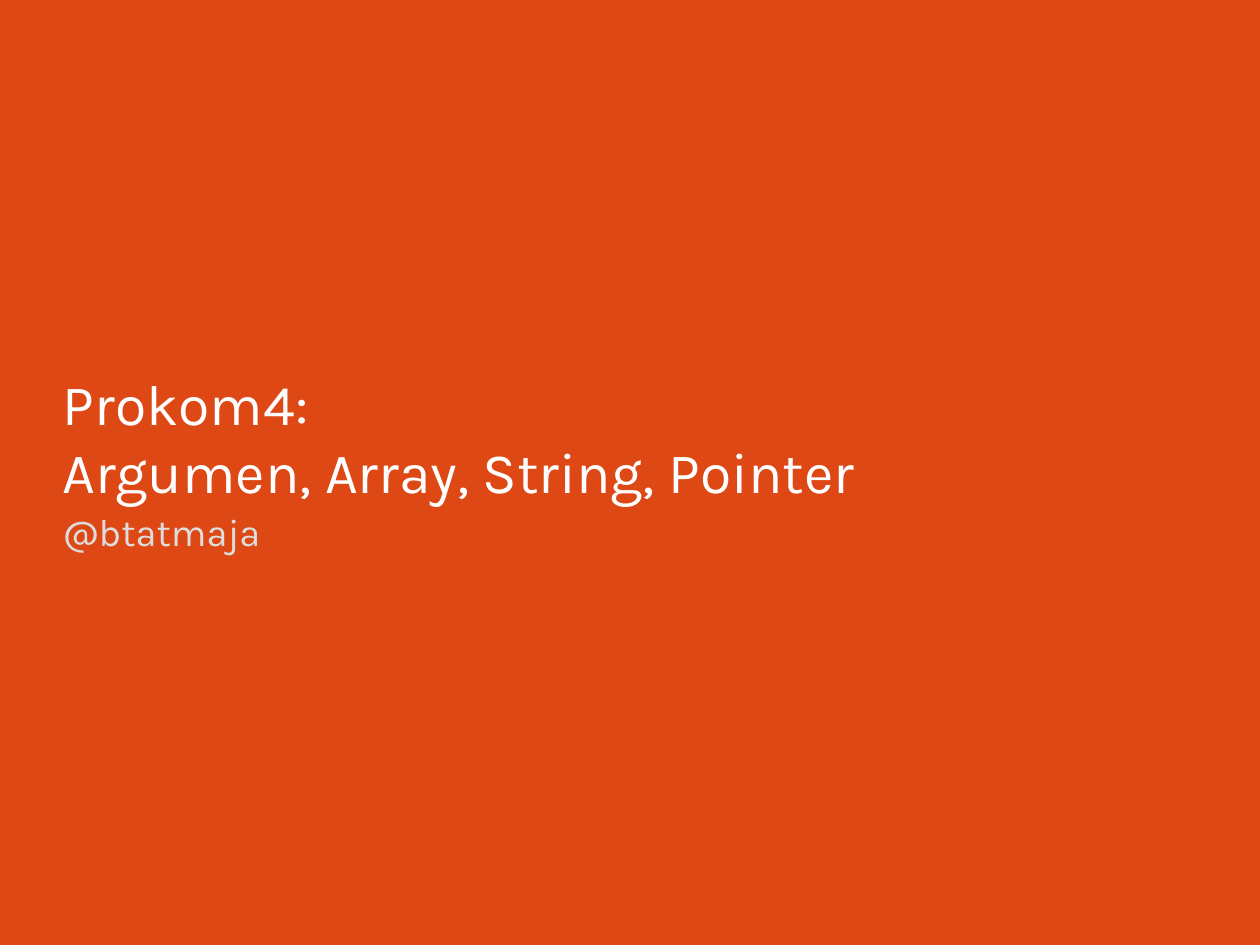
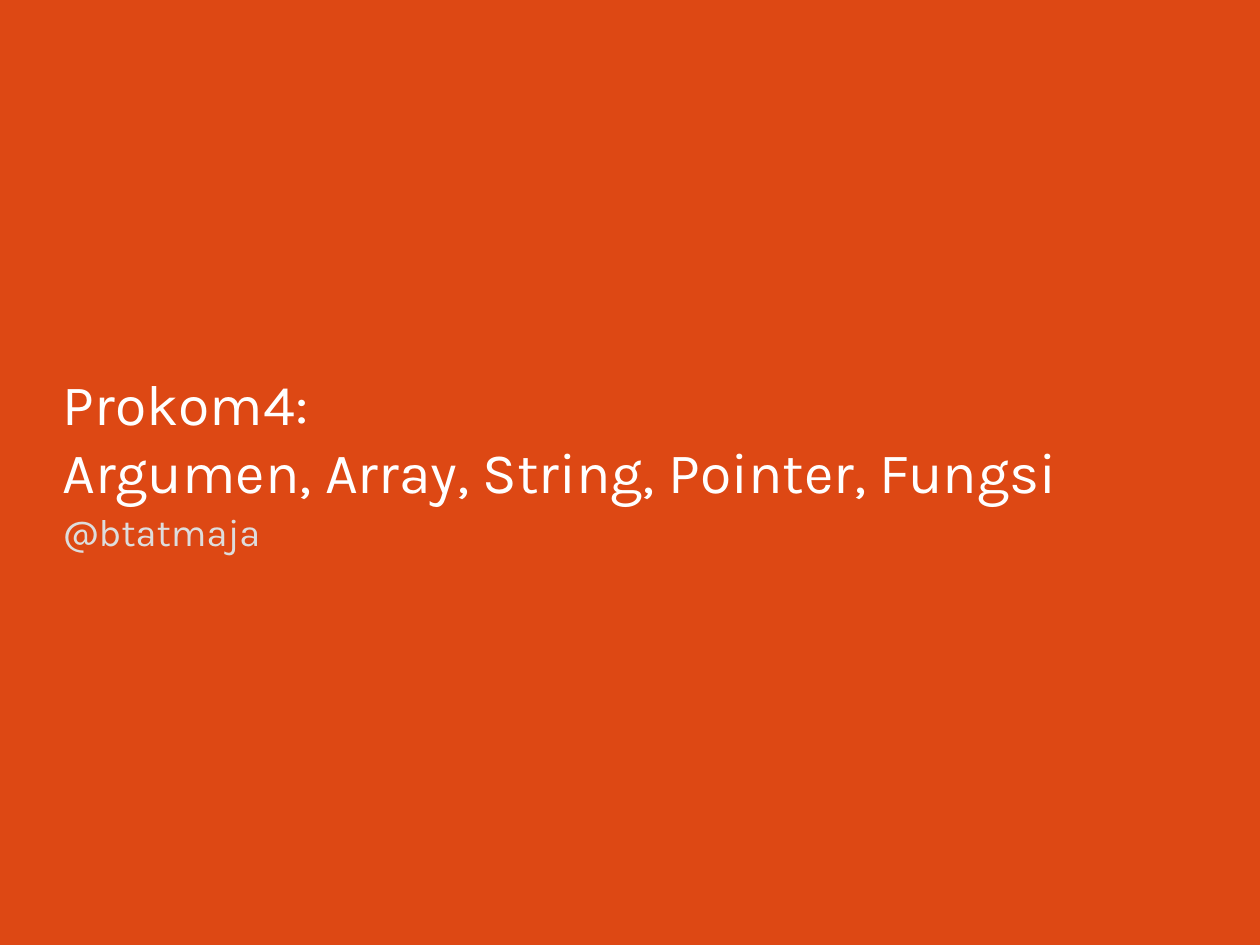
Before and after one commit to bagustris/prokom-tf, a slide deck: slide 1 of prokom4.odp. Drawn at 1260x945 pixels with LibreOffice and Linux fonts; fonts in the diff are those of the drawing. Boxes give left, top, right and bottom in pixels: in the first picture for what was removed or moved away, otherwise in the second. Text is boxed around its words. In the diff, an @@ line names an element or a change of style, - is before the commit and + after.

```diff
--- a/prokom4.odp
+++ b/prokom4.odp
@@ title at [63,386,1057,507]: text changed @@
-Prokom4:
-Argumen, Array, String, Pointer
+Prokom4:
+Argumen, Array, String, Pointer, Fungsi
```
Also in this commit, not shown: 4 other slides changed, 4 slides added.
